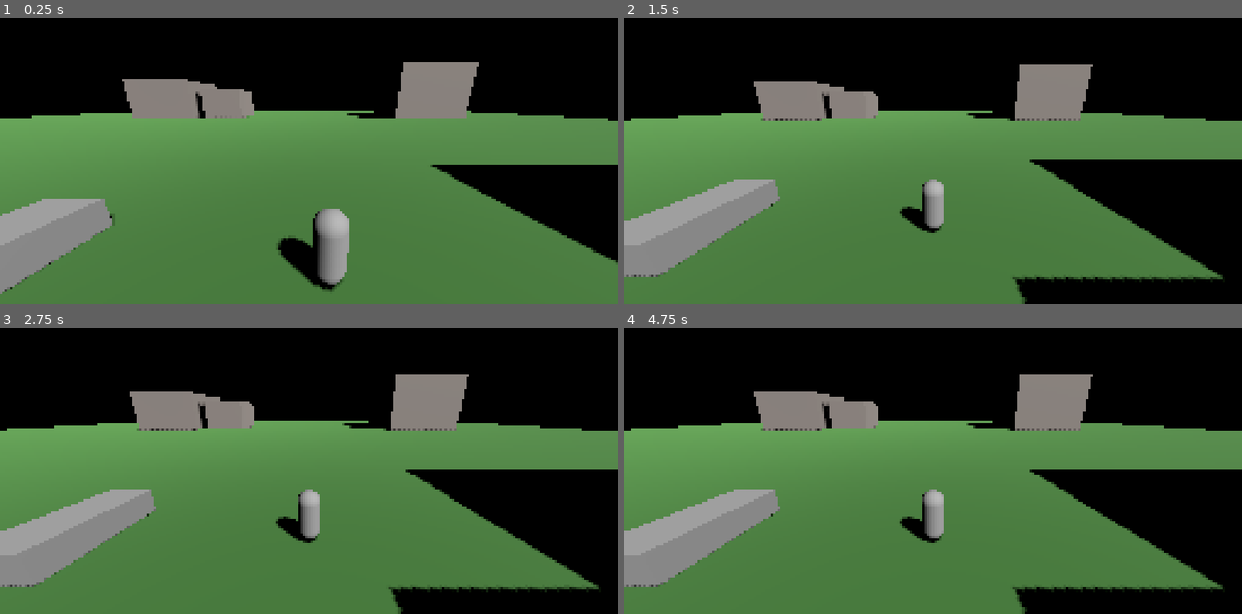
Above: before the commit, frames 1-4 (two rows, left to right).
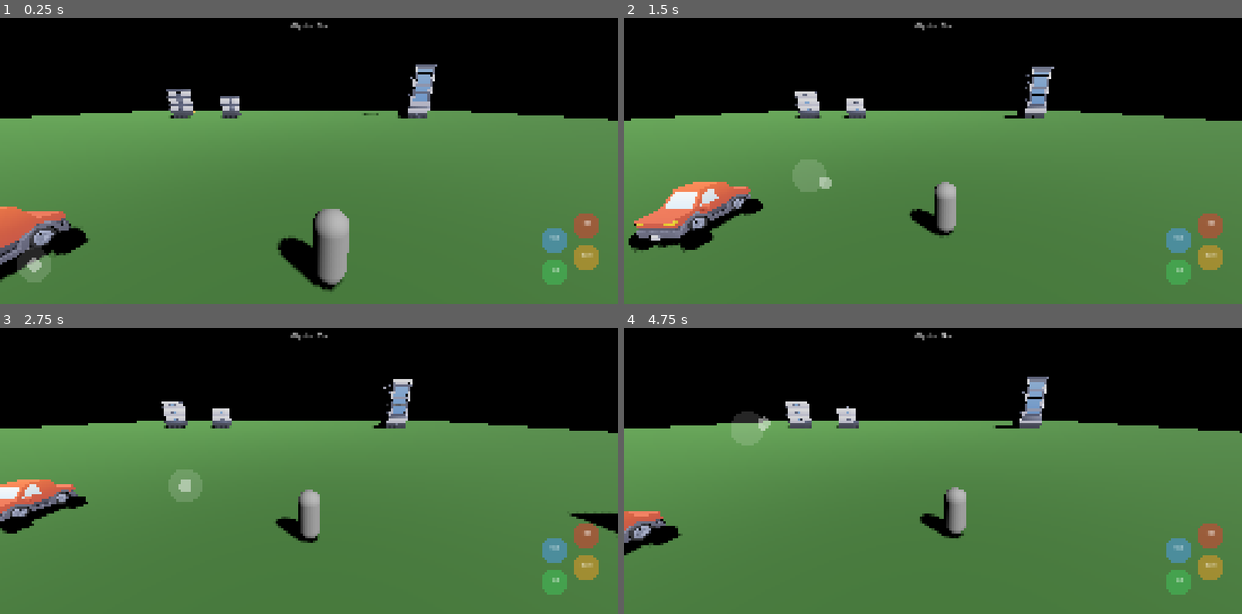
Above: after the commit, the same moments.

Repository: XFFF0/UrukDrive
Game: Godot game, scene res://scenes/World.tscn
Two runs of this game, one before a commit and one after it. Both use one fixed random seed, a clock stepped at 60 frames per second and the inputs below.
Inputs (mouse positions are in pixels of both pictures, inside the frame that each line leads up to):
- Up to frame 1 (0.25 s): no input
- Up to frame 2 (1.5 s): move the mouse to (1068, 146) at 0.52 s; click (1068, 146) at 0.67 s; tap Enter at 1.25 s; drag from (809, 175) to (902, 218) at 1.27 s
- Up to frame 3 (2.75 s): move the mouse to (370, 408) at 2.02 s; click (370, 408) at 2.17 s
- Up to frame 4 (4.75 s): drag from (902, 528) to (747, 428) at 2.77 s; move the mouse to (1118, 513) at 3.52 s; click (1118, 513) at 3.67 s; tap Space at 4.25 s; drag from (747, 428) to (840, 399) at 4.27 s

The runs differ from the first frame. In frame 1, 15% of the frame differs, in the area x 0-100%, y 1-97%; in frame 2, 23%; in frame 3, 23%; in frame 4, 23%, in the area x 0-100%, y 1-100%.
Error before the commit: Parse Error: Cannot use subscript operator on a base of type "null". (res://scripts/touch_controls.gd:87)

Commit message:
Add real CC0 assets (Kenney): sedan car model with wheels, and 6 varied commercial buildings replacing primitive shapes; fix missing collision on roads/sidewalks; fix touch controls parse error breaking all input

Diff:
--- a/scenes/Vehicle.tscn
+++ b/scenes/Vehicle.tscn
@@ -1,42 +1,50 @@
-[gd_scene load_steps=4 format=3]
+[gd_scene load_steps=6 format=3]
 
 [ext_resource type="Script" path="res://scripts/vehicle.gd" id="1"]
+[ext_resource type="PackedScene" path="res://assets/kenney/car/sedan.glb" id="2"]
+[ext_resource type="PackedScene" path="res://assets/kenney/car/wheel-default.glb" id="3"]
 
 [sub_resource type="BoxShape3D" id="BoxShape3D_1"]
-size = Vector3(1.8, 1.0, 4.0)
-
-[sub_resource type="BoxMesh" id="BoxMesh_1"]
-size = Vector3(1.8, 1.0, 4.0)
+size = Vector3(1.5, 1.1, 2.6)
 
 [node name="Vehicle" type="VehicleBody3D"]
 mass = 900.0
 script = ExtResource("1")
 
 [node name="CollisionShape3D" type="CollisionShape3D" parent="."]
+transform = Transform3D(1, 0, 0, 0, 1, 0, 0, 0, 1, 0, 0.35, 0)
 shape = SubResource("BoxShape3D_1")
 
-[node name="MeshInstance3D" type="MeshInstance3D" parent="."]
-mesh = SubResource("BoxMesh_1")
+[node name="SedanModel" parent="." instance=ExtResource("2")]
+transform = Transform3D(1, 0, 0, 0, 1, 0, 0, 0, 1, 0, 0.05, 0)
 
 [node name="WheelFL" type="VehicleWheel3D" parent="."]
-transform = Transform3D(1, 0, 0, 0, 1, 0, 0, 0, 1, -0.9, -0.3, -1.4)
+transform = Transform3D(1, 0, 0, 0, 1, 0, 0, 0, 1, -0.75, 0.05, -0.95)
 use_as_steering = true
-wheel_radius = 0.35
+wheel_radius = 0.3
+
+[node name="WheelMeshFL" parent="WheelFL" instance=ExtResource("3")]
 
 [node name="WheelFR" type="VehicleWheel3D" parent="."]
-transform = Transform3D(1, 0, 0, 0, 1, 0, 0, 0, 1, 0.9, -0.3, -1.4)
+transform = Transform3D(-1, 0, 0, 0, 1, 0, 0, 0, -1, 0.75, 0.05, -0.95)
 use_as_steering = true
-wheel_radius = 0.35
+wheel_radius = 0.3
+
+[node name="WheelMeshFR" parent="WheelFR" instance=ExtResource("3")]
 
 [node name="WheelBL" type="VehicleWheel3D" parent="."]
-transform = Transform3D(1, 0, 0, 0, 1, 0, 0, 0, 1, -0.9, -0.3, 1.4)
+transform = Transform3D(1, 0, 0, 0, 1, 0, 0, 0, 1, -0.75, 0.05, 0.95)
 use_as_traction = true
-wheel_radius = 0.35
+wheel_radius = 0.3
+
+[node name="WheelMeshBL" parent="WheelBL" instance=ExtResource("3")]
 
 [node name="WheelBR" type="VehicleWheel3D" parent="."]
-transform = Transform3D(1, 0, 0, 0, 1, 0, 0, 0, 1, 0.9, -0.3, 1.4)
+transform = Transform3D(-1, 0, 0, 0, 1, 0, 0, 0, -1, 0.75, 0.05, 0.95)
 use_as_traction = true
-wheel_radius = 0.35
+wheel_radius = 0.3
+
+[node name="WheelMeshBR" parent="WheelBR" instance=ExtResource("3")]
 
 [node name="ExitPoint" type="Marker3D" parent="."]
-transform = Transform3D(1, 0, 0, 0, 1, 0, 0, 0, 1, 2.2, 0, 0)
+transform = Transform3D(1, 0, 0, 0, 1, 0, 0, 0, 1, 1.8, 0, 0)
--- a/scenes/World.tscn
+++ b/scenes/World.tscn
@@ -5,6 +5,12 @@
 [ext_resource type="PackedScene" path="res://scenes/Player.tscn" id="3"]
 [ext_resource type="PackedScene" path="res://scenes/Vehicle.tscn" id="4"]
 [ext_resource type="PackedScene" path="res://scenes/TouchControls.tscn" id="5"]
+[ext_resource type="PackedScene" path="res://assets/kenney/city-commercial/building-a.glb" id="6"]
+[ext_resource type="PackedScene" path="res://assets/kenney/city-commercial/building-c.glb" id="7"]
+[ext_resource type="PackedScene" path="res://assets/kenney/city-commercial/building-e.glb" id="8"]
+[ext_resource type="PackedScene" path="res://assets/kenney/city-commercial/building-g.glb" id="9"]
+[ext_resource type="PackedScene" path="res://assets/kenney/city-commercial/building-skyscraper-a.glb" id="10"]
+[ext_resource type="PackedScene" path="res://assets/kenney/city-commercial/building-skyscraper-c.glb" id="11"]
 
 [sub_resource type="BoxMesh" id="GroundMesh"]
 size = Vector3(160, 1, 160)
@@ -33,6 +39,24 @@
 albedo_color = Color(0.55, 0.52, 0.5, 1)
 roughness = 0.85
 
+[sub_resource type="BoxShape3D" id="CollisionG"]
+size = Vector3(4.85, 8.465, 4.61)
+
+[sub_resource type="BoxShape3D" id="CollisionSkyA"]
+size = Vector3(6.8, 14.4, 6.8)
+
+[sub_resource type="BoxShape3D" id="CollisionE"]
+size = Vector3(8.2, 4.465, 5.04)
+
+[sub_resource type="BoxShape3D" id="CollisionSkyC"]
+size = Vector3(6.4, 20.4, 6.94)
+
+[sub_resource type="BoxShape3D" id="CollisionA"]
+size = Vector3(4.418, 6.465, 4.7)
+
+[sub_resource type="BoxShape3D" id="CollisionC"]
+size = Vector3(4.418, 4.465, 5.45)
+
 [node name="World" type="Node3D"]
 script = ExtResource("1")
 
@@ -49,35 +73,41 @@
 [node name="CollisionShape3D" type="CollisionShape3D" parent="Ground"]
 shape = SubResource("GroundShape")
 
-[node name="Roads" type="Node3D" parent="."]
+[node name="Roads" type="StaticBody3D" parent="."]
 
 [node name="RoadEW" type="CSGBox3D" parent="Roads"]
 transform = Transform3D(1, 0, 0, 0, 1, 0, 0, 0, 1, 0, 0.05, 0)
+use_collision = true
 size = Vector3(160, 0.1, 14)
 material = SubResource("AsphaltMat")
 
 [node name="RoadNS" type="CSGBox3D" parent="Roads"]
 transform = Transform3D(1, 0, 0, 0, 1, 0, 0, 0, 1, 0, 0.05, 0)
+use_collision = true
 size = Vector3(14, 0.1, 160)
 material = SubResource("AsphaltMat")
 
 [node name="SidewalkN" type="CSGBox3D" parent="Roads"]
 transform = Transform3D(1, 0, 0, 0, 1, 0, 0, 0, 1, 0, 0.1, -8.5)
+use_collision = true
 size = Vector3(160, 0.2, 2)
 material = SubResource("SidewalkMat")
 
 [node name="SidewalkS" type="CSGBox3D" parent="Roads"]
 transform = Transform3D(1, 0, 0, 0, 1, 0, 0, 0, 1, 0, 0.1, 8.5)
+use_collision = true
 size = Vector3(160, 0.2, 2)
 material = SubResource("SidewalkMat")
 
 [node name="SidewalkE" type="CSGBox3D" parent="Roads"]
 transform = Transform3D(1, 0, 0, 0, 1, 0, 0, 0, 1, 8.5, 0.1, 0)
+use_collision = true
 size = Vector3(2, 0.2, 160)
 material = SubResource("SidewalkMat")
 
 [node name="SidewalkW" type="CSGBox3D" parent="Roads"]
 transform = Transform3D(1, 0, 0, 0, 1, 0, 0, 0, 1, -8.5, 0.1, 0)
+use_collision = true
 size = Vector3(2, 0.2, 160)
 material = SubResource("SidewalkMat")
 
@@ -123,35 +153,59 @@
 
 [node name="CityBlocks" type="Node3D" parent="."]
 
-[node name="Building1" type="CSGBox3D" parent="CityBlocks"]
-transform = Transform3D(1, 0, 0, 0, 1, 0, 0, 0, 1, -35, 5, -35)
-size = Vector3(16, 10, 16)
-material = SubResource("BuildingMat")
-
-[node name="Building2" type="CSGBox3D" parent="CityBlocks"]
-transform = Transform3D(1, 0, 0, 0, 1, 0, 0, 0, 1, 35, 7, -35)
-size = Vector3(18, 14, 18)
-material = SubResource("BuildingMat")
-
-[node name="Building3" type="CSGBox3D" parent="CityBlocks"]
-transform = Transform3D(1, 0, 0, 0, 1, 0, 0, 0, 1, -35, 4, 35)
-size = Vector3(14, 8, 20)
-material = SubResource("BuildingMat")
-
-[node name="Building4" type="CSGBox3D" parent="CityBlocks"]
-transform = Transform3D(1, 0, 0, 0, 1, 0, 0, 0, 1, 35, 10, 35)
-size = Vector3(20, 20, 20)
-material = SubResource("BuildingMat")
-
-[node name="Building5" type="CSGBox3D" parent="CityBlocks"]
-transform = Transform3D(1, 0, 0, 0, 1, 0, 0, 0, 1, -20, 4, -35)
-size = Vector3(10, 8, 12)
-material = SubResource("BuildingMat")
-
-[node name="Building6" type="CSGBox3D" parent="CityBlocks"]
-transform = Transform3D(1, 0, 0, 0, 1, 0, 0, 0, 1, 20, 6, 35)
-size = Vector3(12, 12, 10)
-material = SubResource("BuildingMat")
+[node name="Building1" type="StaticBody3D" parent="CityBlocks"]
+transform = Transform3D(1, 0, 0, 0, 1, 0, 0, 0, 1, -35, 4.2325, -35)
+
+[node name="Collision" type="CollisionShape3D" parent="CityBlocks/Building1"]
+shape = SubResource("CollisionG")
+
+[node name="Model" parent="CityBlocks/Building1" instance=ExtResource("9")]
+transform = Transform3D(5, 0, 0, 0, 5, 0, 0, 0, 5, 0, -4.2325, 0)
+
+[node name="Building2" type="StaticBody3D" parent="CityBlocks"]
+transform = Transform3D(1, 0, 0, 0, 1, 0, 0, 0, 1, 35, 7.2, -35)
+
+[node name="Collision" type="CollisionShape3D" parent="CityBlocks/Building2"]
+shape = SubResource("CollisionSkyA")
+
+[node name="Model" parent="CityBlocks/Building2" instance=ExtResource("10")]
+transform = Transform3D(5, 0, 0, 0, 5, 0, 0, 0, 5, 0, -7.2, 0)
+
+[node name="Building3" type="StaticBody3D" parent="CityBlocks"]
+transform = Transform3D(1, 0, 0, 0, 1, 0, 0, 0, 1, -35, 2.2325, 35)
+
+[node name="Collision" type="CollisionShape3D" parent="CityBlocks/Building3"]
+shape = SubResource("CollisionE")
+
+[node name="Model" parent="CityBlocks/Building3" instance=ExtResource("8")]
+transform = Transform3D(5, 0, 0, 0, 5, 0, 0, 0, 5, 0, -2.2325, 0)
+
+[node name="Building4" type="StaticBody3D" parent="CityBlocks"]
+transform = Transform3D(1, 0, 0, 0, 1, 0, 0, 0, 1, 35, 10.2, 35)
+
+[node name="Collision" type="CollisionShape3D" parent="CityBlocks/Building4"]
+shape = SubResource("CollisionSkyC")
+
+[node name="Model" parent="CityBlocks/Building4" instance=ExtResource("11")]
+transform = Transform3D(5, 0, 0, 0, 5, 0, 0, 0, 5, 0, -10.2, 0)
+
+[node name="Building5" type="StaticBody3D" parent="CityBlocks"]
+transform = Transform3D(1, 0, 0, 0, 1, 0, 0, 0, 1, -20, 3.2325, -35)
+
+[node name="Collision" type="CollisionShape3D" parent="CityBlocks/Building5"]
+shape = SubResource("CollisionA")
+
+[node name="Model" parent="CityBlocks/Building5" instance=ExtResource("6")]
+transform = Transform3D(5, 0, 0, 0, 5, 0, 0, 0, 5, 0, -3.2325, 0)
+
+[node name="Building6" type="StaticBody3D" parent="CityBlocks"]
+transform = Transform3D(1, 0, 0, 0, 1, 0, 0, 0, 1, 20, 2.2325, 35)
+
+[node name="Collision" type="CollisionShape3D" parent="CityBlocks/Building6"]
+shape = SubResource("CollisionC")
+
+[node name="Model" parent="CityBlocks/Building6" instance=ExtResource("7")]
+transform = Transform3D(5, 0, 0, 0, 5, 0, 0, 0, 5, 0, -2.2325, 0)
 
 [node name="Player" parent="." instance=ExtResource("3")]
 transform = Transform3D(1, 0, 0, 0, 1, 0, 0, 0, 1, 4, 1, 20)
--- a/scripts/touch_controls.gd
+++ b/scripts/touch_controls.gd
@@ -68,7 +68,7 @@
 			return b["held"]
 	return false
 
-func _button_at(pos: Vector2):
+func _button_at(pos: Vector2) -> Variant:
 	for b in buttons:
 		if b["center"].distance_to(pos) <= BUTTON_RADIUS:
 			return b
Not shown, added: assets/icon.svg.import
Binary file added: assets/kenney/car/Textures/colormap.png
Not shown, added: assets/kenney/car/Textures/colormap.png.import
Binary file added: assets/kenney/car/sedan.glb
Not shown, added: assets/kenney/car/sedan.glb.import
Binary file added: assets/kenney/car/wheel-default.glb
Not shown, added: assets/kenney/car/wheel-default.glb.import
Binary file added: assets/kenney/city-commercial/Textures/colormap.png
Not shown, added: assets/kenney/city-commercial/Textures/colormap.png.import
Binary file added: assets/kenney/city-commercial/building-a.glb
Not shown, added: assets/kenney/city-commercial/building-a.glb.import
Binary file added: assets/kenney/city-commercial/building-c.glb
(and 10 more such lines)
